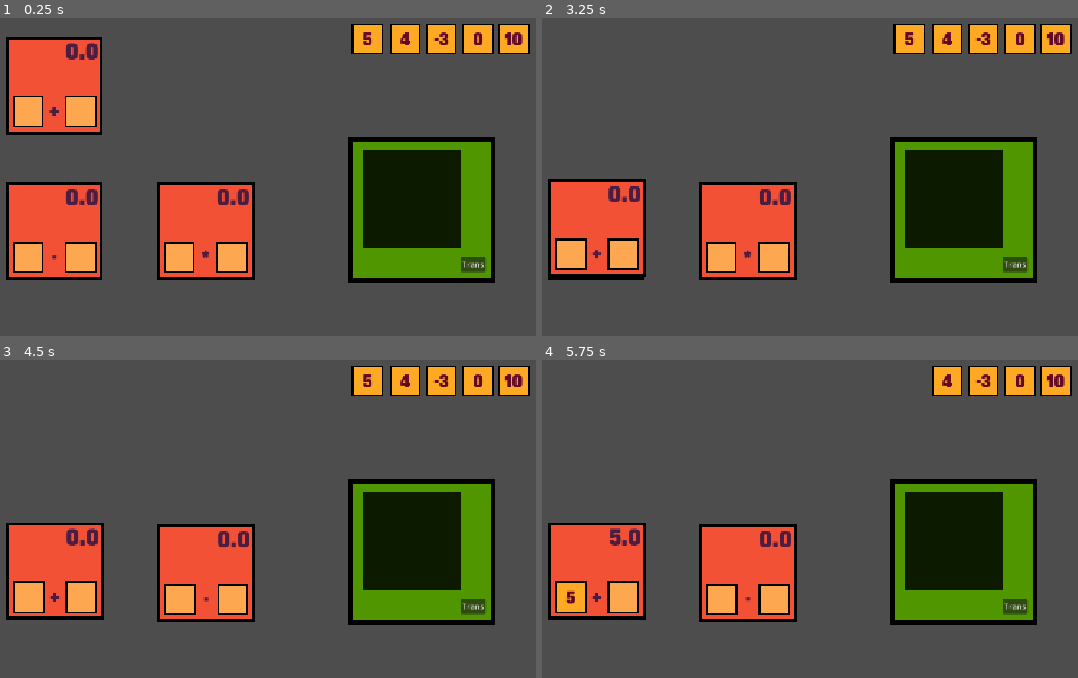
Above: before the commit, frames 1-4 (two rows, left to right).
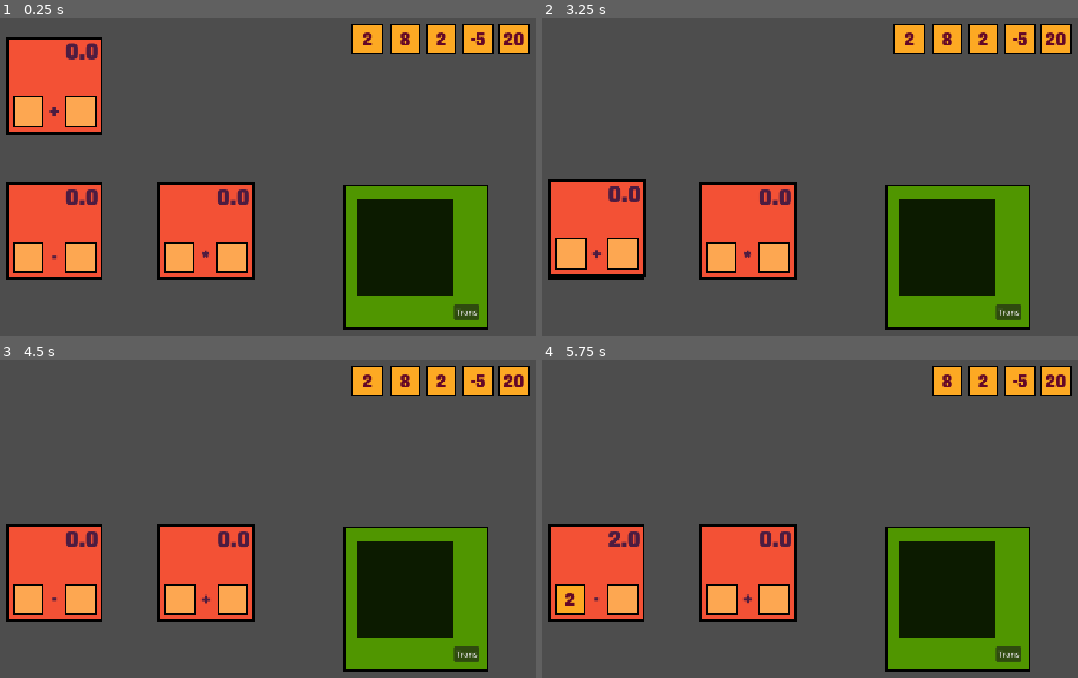
Above: after the commit, the same moments.

Repository: xuansh/24PointsGame
Game: Godot game, scene res://Screen/demo.tscn
Same seed, same stepped clock (60 frames per second), same inputs: the game is played once before the commit and once after it.
Inputs (mouse positions are in pixels of both pictures, inside the frame that each line leads up to):
- Up to frame 1 (0.25 s): no input
- Up to frame 2 (3.25 s): click "Trans" at 0.5 s; click "Trans" at 1.25 s; click "Trans" at 2 s; tap Enter at 2.75 s; drag from (595, 84) to (595, 231) at 2.77 s
- Up to frame 3 (4.5 s): drag from (53, 573) to (230, 598) at 3.52 s; move the mouse to (203, 573) at 4.27 s; press the mouse at (203, 573) at 4.28 s
- Up to frame 4 (5.75 s): release the mouse at (745, 573) at 5 s; tap Space at 5 s; drag from (911, 382) to (568, 598) at 5.02 s

The runs differ from the first frame. In frame 1, 13% of the frame differs, in the area x 18-98%, y 2-99%; in frame 2, 13%; in frame 3, 14%; in frame 4, 14%, in the area x 1-98%, y 4-99%.

Commit message:
新增TransformBlock和ConditionBlock

Diff:
--- a/Screen/NumberBlock.tscn
+++ b/Screen/NumberBlock.tscn
@@ -9,7 +9,7 @@
 
 [sub_resource type="ShaderMaterial" id="ShaderMaterial_q4gel"]
 shader = ExtResource("2_a5aov")
-shader_parameter/border = 0.05
+shader_parameter/border_pixels = 3.0
 shader_parameter/bg_color = Color(0.99215686, 0.6627451, 0.13725491, 1)
 shader_parameter/border_color = Color(0, 0, 0, 1)
 
--- a/Screen/OperatorBlock.tscn
+++ b/Screen/OperatorBlock.tscn
@@ -9,7 +9,7 @@
 
 [sub_resource type="ShaderMaterial" id="ShaderMaterial_sed4m"]
 shader = ExtResource("2_rclpd")
-shader_parameter/border = 0.03
+shader_parameter/border_pixels = 5.0
 shader_parameter/bg_color = Color(0.9529412, 0.31764707, 0.20784314, 1)
 shader_parameter/border_color = Color(0, 0, 0, 1)
 
@@ -29,7 +29,7 @@
 
 [sub_resource type="ShaderMaterial" id="ShaderMaterial_rclpd"]
 shader = ExtResource("2_rclpd")
-shader_parameter/border = 0.05
+shader_parameter/border_pixels = 3.0
 shader_parameter/bg_color = Color(0.99215686, 0.654902, 0.31764707, 1)
 shader_parameter/border_color = Color(0, 0, 0, 1)
 
@@ -46,7 +46,7 @@
 
 [sub_resource type="ShaderMaterial" id="ShaderMaterial_8lnsa"]
 shader = ExtResource("2_rclpd")
-shader_parameter/border = 0.05
+shader_parameter/border_pixels = 3.0
 shader_parameter/bg_color = Color(0.99215686, 0.654902, 0.31764707, 1)
 shader_parameter/border_color = Color(0, 0, 0, 1)
 
--- a/Screen/TransformBlock.tscn
+++ b/Screen/TransformBlock.tscn
@@ -8,7 +8,7 @@
 
 [sub_resource type="ShaderMaterial" id="ShaderMaterial_add87"]
 shader = ExtResource("2_wqv1i")
-shader_parameter/border = 0.03
+shader_parameter/border_pixels = 5.0
 shader_parameter/bg_color = Color(0.3137255, 0.5882353, 0, 1)
 shader_parameter/border_color = Color(0, 0, 0, 1)
 
@@ -66,3 +66,4 @@
 [connection signal="input_event" from="." to="." method="_on_input_event"]
 [connection signal="area_entered" from="Sprite2D/OperatorBlock" to="." method="_on_operator_block_area_entered"]
 [connection signal="area_exited" from="Sprite2D/OperatorBlock" to="." method="_on_operator_block_area_exited"]
+[connection signal="button_up" from="Button" to="." method="_on_button_button_up"]
--- a/Screen/demo.tscn
+++ b/Screen/demo.tscn
@@ -1,19 +1,20 @@
 [gd_scene format=3 uid="uid://duxbvplv6d4r7"]
 
+[ext_resource type="Script" uid="uid://yw5k0qqf566x" path="res://Scripts/Container/operator_block_container.gd" id="1_1or8l"]
 [ext_resource type="PackedScene" uid="uid://cxqvbxwc4eu0y" path="res://Screen/NumberBlock.tscn" id="1_34l0q"]
-[ext_resource type="Script" uid="uid://dq30ihf83e2kv" path="res://Scripts/game_manager.gd" id="1_jlffx"]
+[ext_resource type="Script" uid="uid://b2o3nr53jl0gq" path="res://Scripts/Container/number_block_container.gd" id="2_b8wkq"]
 [ext_resource type="PackedScene" uid="uid://c7d2p864e5ld2" path="res://Screen/OperatorBlock.tscn" id="2_jlffx"]
 [ext_resource type="PackedScene" uid="uid://bhgipd07tg5dr" path="res://Screen/TransformBlock.tscn" id="4_b8wkq"]
+[ext_resource type="Script" uid="uid://dtr7ygc03in5a" path="res://Scripts/Container/transform_block_container.gd" id="5_5af0k"]
+[ext_resource type="PackedScene" uid="uid://yn6ve42dfa63" path="res://Screen/ConditionBlock.tscn" id="7_6rebq"]
 
 [node name="Game" type="Node2D" unique_id=743338457]
-
-[node name="GameManager" type="Node" parent="." unique_id=290767332]
-script = ExtResource("1_jlffx")
 
 [node name="Camera2D" type="Camera2D" parent="." unique_id=693566276]
 zoom = Vector2(0.7, 0.7)
 
 [node name="OperatorBlockContainer" type="Node2D" parent="Camera2D" unique_id=111626236]
+script = ExtResource("1_1or8l")
 
 [node name="Ob" parent="Camera2D/OperatorBlockContainer" unique_id=2103194165 instance=ExtResource("2_jlffx")]
 z_index = 1
@@ -28,27 +29,41 @@
 op_type = "*"
 
 [node name="NumberBlockContainer" type="Node2D" parent="Camera2D" unique_id=812479098]
+script = ExtResource("2_b8wkq")
 
-[node name="Nb" parent="Camera2D/NumberBlockContainer" unique_id=1888613354 instance=ExtResource("1_34l0q")]
+[node name="Nb" parent="Camera2D/NumberBlockContainer" unique_id=1888613354 node_paths=PackedStringArray("root") instance=ExtResource("1_34l0q")]
 position = Vector2(211, -257)
-value = 5.0
+root = NodePath("..")
+value = 2.0
 
-[node name="Nb2" parent="Camera2D/NumberBlockContainer" unique_id=9571002 instance=ExtResource("1_34l0q")]
+[node name="Nb2" parent="Camera2D/NumberBlockContainer" unique_id=9571002 node_paths=PackedStringArray("root") instance=ExtResource("1_34l0q")]
 position = Vector2(289, -257)
-value = 4.0
+root = NodePath("..")
+value = 8.0
 
-[node name="Nb3" parent="Camera2D/NumberBlockContainer" unique_id=423094686 instance=ExtResource("1_34l0q")]
+[node name="Nb3" parent="Camera2D/NumberBlockContainer" unique_id=423094686 node_paths=PackedStringArray("root") instance=ExtResource("1_34l0q")]
 position = Vector2(512, -257)
-value = 10.0
+root = NodePath("..")
+value = 20.0
 
-[node name="Nb4" parent="Camera2D/NumberBlockContainer" unique_id=826600935 instance=ExtResource("1_34l0q")]
+[node name="Nb4" parent="Camera2D/NumberBlockContainer" unique_id=826600935 node_paths=PackedStringArray("root") instance=ExtResource("1_34l0q")]
 position = Vector2(438, -257)
+root = NodePath("..")
+value = -5.0
 
-[node name="Nb5" parent="Camera2D/NumberBlockContainer" unique_id=2076865618 instance=ExtResource("1_34l0q")]
+[node name="Nb5" parent="Camera2D/NumberBlockContainer" unique_id=2076865618 node_paths=PackedStringArray("root") instance=ExtResource("1_34l0q")]
 position = Vector2(363, -257)
-value = -3.0
+root = NodePath("..")
+value = 2.0
 
 [node name="TransformBlockContainer" type="Node2D" parent="Camera2D" unique_id=2030178264]
+script = ExtResource("5_5af0k")
 
-[node name="TB" parent="Camera2D/TransformBlockContainer" unique_id=1918372112 instance=ExtResource("4_b8wkq")]
-position = Vector2(323, 94)
+[node name="TB" parent="Camera2D/TransformBlockContainer" unique_id=1918372112 node_paths=PackedStringArray("root") instance=ExtResource("4_b8wkq")]
+position = Vector2(310, 192)
+root = NodePath("..")
+
+[node name="ConditionBlockContain" type="Node2D" parent="Camera2D" unique_id=1909199166]
+
+[node name="CB" parent="Camera2D/ConditionBlockContain" unique_id=1520528625 instance=ExtResource("7_6rebq")]
+position = Vector2(260, -90)
--- a/Scripts/Block.gd
+++ b/Scripts/Block.gd
@@ -5,3 +5,6 @@
 @export var BlockType : String = ""
 
 var is_dragging : bool = false
+
+func _on_quene_free() -> void:
+	pass
--- a/Scripts/NumberBlock.gd
+++ b/Scripts/NumberBlock.gd
@@ -1,18 +1,25 @@
 extends Block
 
+class_name NumberBlock
+
+@export var root : Node2D = null
 @export var value : float
 
 @onready var num_rich_text_label: RichTextLabel = $NumRichTextLabel
 
+
+# only on Debug
 func _ready() -> void:
-	if get_value() == int(get_value()):
-		num_rich_text_label.text = str(int(get_value()))
-	else:
-		num_rich_text_label.text = str(get_value())
+	update_value_label()
 
 func _process(delta: float) -> void:
 	if is_dragging:
 		global_position = lerp(global_position, get_global_mouse_position(), 20 * delta)
+
+func __init(_value : float, _block_type : String, _position : Vector2) -> void:
+	self.value = _value
+	self.BlockType = _block_type
+	self.position = _position
 
 func get_value() -> float:
 	return value
@@ -34,3 +41,9 @@
 				is_dragging = false
 				if GAMEMANAGER.current_dragging == self:
 					GAMEMANAGER.current_dragging = null
+
+func update_value_label():
+	if get_value() == int(get_value()):
+		num_rich_text_label.text = str(int(get_value()))
+	else:
+		num_rich_text_label.text = str(get_value())
--- a/Scripts/OperatorBlock.gd
+++ b/Scripts/OperatorBlock.gd
@@ -1,4 +1,6 @@
 extends Block
+
+class_name OperatorBlock
 
 @export var op_type : String
 var input_a : Area2D = null
@@ -17,14 +19,32 @@
 	update_rich_text_label(operator_rich_text_label, op_type)
 	update_rich_text_label(output_rich_text_label, str(output))
 
+func _physics_process(delta: float) -> void:
+	if input_a:
+		input_a.global_position = operand_a.global_position
+	if input_b:
+		input_b.global_position = operand_b.global_position
+
+func _on_quene_free() -> void:
+	if input_a:
+		input_a.queue_free()
+	if input_b:
+		input_b.queue_free()
+
+func _queue_free_two_input() -> void:
+	if input_a:
+		input_a.queue_free()
+		input_a = null
+	if input_b:
+		input_b.queue_free()
+		input_b = null
+	update_result()
+
 func _process(delta: float) -> void:
 	if Input.is_action_pressed("MOUSE_BUTTON_LEFT"):
 		if GAMEMANAGER.current_dragging == self:
 			global_position = lerp(global_position, get_global_mouse_position(), 20 * delta)
-			if input_a:
-				input_a.global_position = operand_a.global_position
-			if input_b:
-				input_b.global_position = operand_b.global_position
+			#using Tween may be fitable to input.position
 		if GAMEMANAGER.current_dragging == input_a:
 			input_a = null
 			update_result()
--- a/Scripts/TransformBlock.gd
+++ b/Scripts/TransformBlock.gd
@@ -1,7 +1,11 @@
 extends Block
 
-var operator_block : Area2D = null
+class_name TransformBlock
+
+var operator_block : OperatorBlock = null
 var temp_operator_block : Area2D = null
+
+@export var root : Node2D = null
 
 @onready var target_operator_block : Area2D = $Sprite2D/OperatorBlock
 
@@ -56,3 +60,10 @@
 func _on_operator_block_area_exited(area: Area2D) -> void:
 	if area == operator_block:
 		operator_block = null
+
+
+func _on_button_button_up() -> void:
+	if operator_block:
+		if operator_block.BlockType == 'Operator':
+			GAMEMANAGER.spawn_a_NumberBlock(operator_block.get_value(), "Number", self)
+			operator_block._queue_free_two_input()
--- a/Scripts/game_manager.gd
+++ b/Scripts/game_manager.gd
@@ -5,11 +5,15 @@
 var z_index : int = 1
 var on_top_block : Block = null
 var block_in_mouse_area : Array[Block]
+var NumberBlockContainer : Node2D = null
+var OperatorBlockContainer : Node2D = null
+var TransformBlockContainer : Node2D = null
+
+const NUMBER_BLOCK = preload("res://Screen/NumberBlock.tscn")
 
 
 func bring_to_front() -> void:
 	if current_dragging:
-		# print(current_dragging)
 		z_index += 1
 		current_dragging.z_index = z_index
 		if current_dragging.BlockType == "Operator":
@@ -29,7 +33,13 @@
 				if current_dragging.operator_block.input_b:
 					z_index += 1
 					current_dragging.operator_block.input_b.z_index = z_index
-
+		if current_dragging.BlockType == 'Condition':
+			if current_dragging.number_a:
+				z_index += 1
+				current_dragging.number_a.z_index = z_index
+			if current_dragging.number_b:
+				z_index += 1
+				current_dragging.number_b.z_index = z_index
 
 func detect_top_block() -> void:
 	var max_z_index = -999
@@ -44,7 +54,14 @@
 			if event.pressed:
 				await get_tree().process_frame
 				detect_top_block()
-				if block_in_mouse_area.size() > 0:
-					print(block_in_mouse_area)
 			else:
 				block_in_mouse_area = []
+
+func spawn_a_NumberBlock(value : float, BlockType : String, WHO : Block = null) -> void:
+	var block : NumberBlock = NUMBER_BLOCK.instantiate()
+	block.__init(value, "Number", Vector2(WHO.position.x + 117, WHO.position.y + 190))
+	NumberBlockContainer.add_child(block)
+
+func destory_a_Block(dest_block : Block):
+	dest_block._on_quene_free()
+	dest_block.queue_free()
--- a/Shaders/Block.gdshader
+++ b/Shaders/Block.gdshader
@@ -1,24 +1,21 @@
 shader_type canvas_item;
-uniform float border = 0.05;
-uniform 	vec4 bg_color : source_color;
+uniform float border_pixels = 5.0;  // 使用像素单位
+uniform vec4 bg_color : source_color;
 uniform vec4 border_color : source_color = vec4(0., 0., 0., 1.);
 
+void fragment() {
+	// 获取每个像素在UV空间中的大小
+	vec2 pixel_size = TEXTURE_PIXEL_SIZE;
 
-void vertex() {
-	// Called for every vertex the material is visible on.
-}
+	// 将border从像素转换为UV空间
+	float border_uv_x = border_pixels * pixel_size.x;
+	float border_uv_y = border_pixels * pixel_size.y;
 
-void fragment() {
-
-	if (UV.x < border || UV.x > 1.0 - border || UV.y < border || UV.y > 1.0 - border){
+	if (UV.x < border_uv_x || UV.x > 1.0 - border_uv_x ||
+	    UV.y < border_uv_y || UV.y > 1.0 - border_uv_y){
 		COLOR = border_color;
 	}
 	else{
 		COLOR = bg_color;
 	}
 }
-
-//void light() {
-//	// Called for every pixel for every light affecting the CanvasItem.
-//	// Uncomment to replace the default light processing function with this one.
-//}
--- a/project.godot
+++ b/project.godot
@@ -34,6 +34,7 @@
 OperatorArea=""
 TransformArea=""
 NumberArea=""
+ConditionArea=""
 
 [input]
 
@@ -49,6 +50,8 @@
 
 [physics]
 
+common/physics_ticks_per_second=240
+common/max_physics_steps_per_frame=16
 3d/physics_engine="Jolt Physics"
 
 [rendering]
